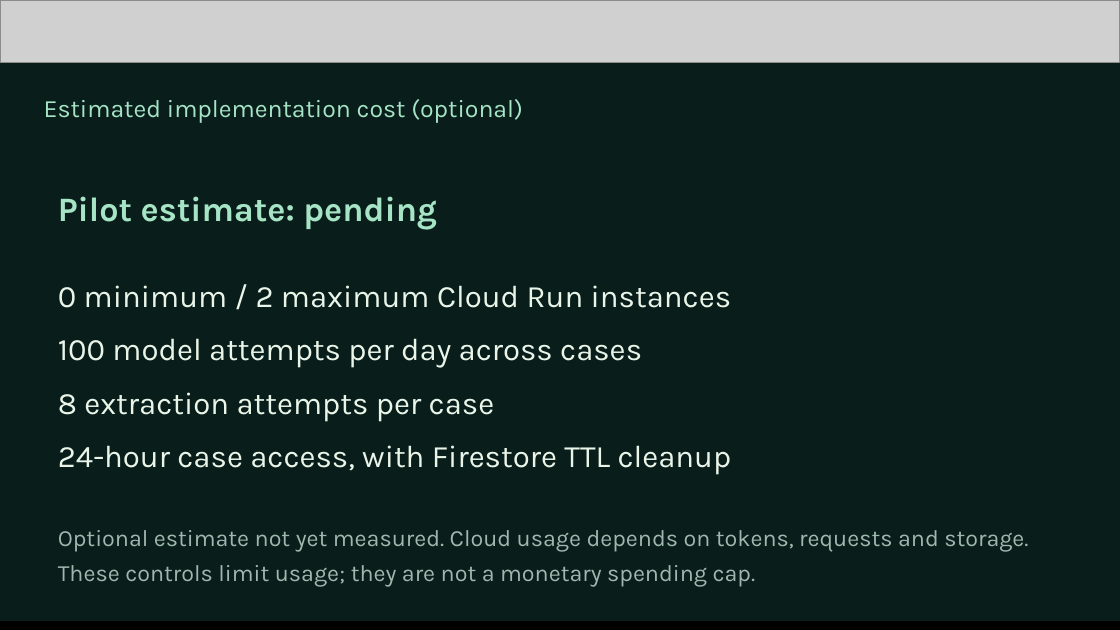
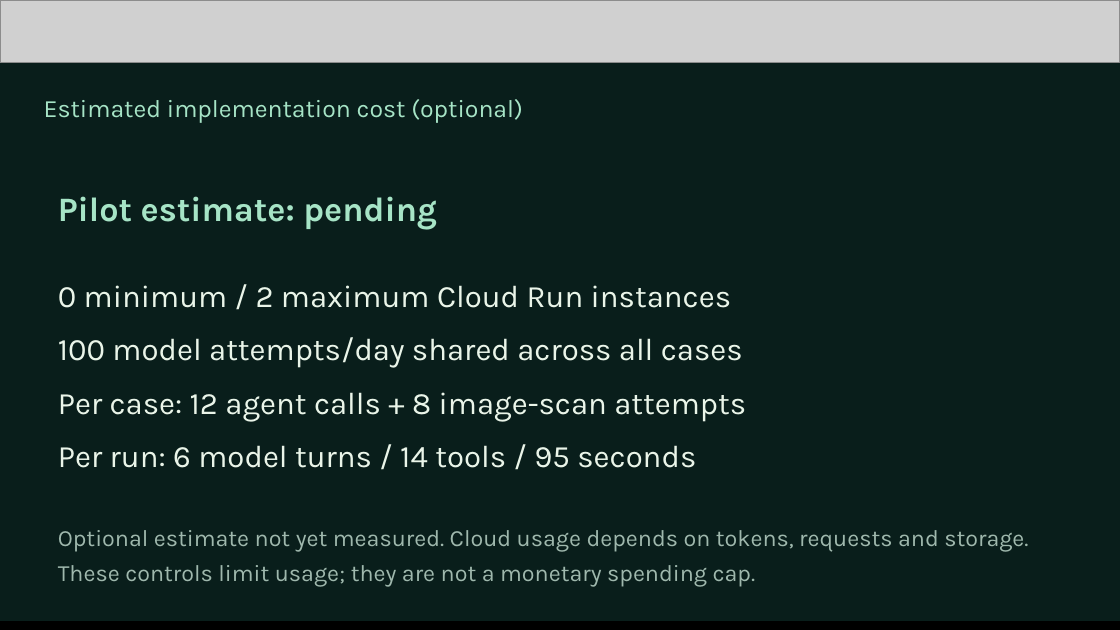
Before and after one commit to mk-tdev/BatchLens, a slide deck: slide 9 of docs/submission/BatchLens-Pitch-Review.pptx. Drawn at 1120x630 pixels with LibreOffice and Linux fonts; fonts in the diff are those of the drawing; grey boxes stand for pictures. Boxes give left, top, right and bottom in pixels: in the first picture for what was removed or moved away, otherwise in the second. Text is boxed around its words. In the diff, an @@ line names an element or a change of style, - is before the commit and + after.

```diff
--- a/docs/submission/BatchLens-Pitch-Review.pptx
+++ b/docs/submission/BatchLens-Pitch-Review.pptx
@@ text at <box>58,337,746,468</box>: text changed @@
-100 model attempts per day across cases
-8 extraction attempts per case
-24-hour case access, with Firestore TTL cleanup
+100 model attempts/day shared across all cases
+Per case: 12 agent calls + 8 image-scan attempts
+Per run: 6 model turns / 14 tools / 95 seconds
```
Also in this commit, not shown: 8 other slides changed, 1 slide added, 1 slide removed, 3 other files.
